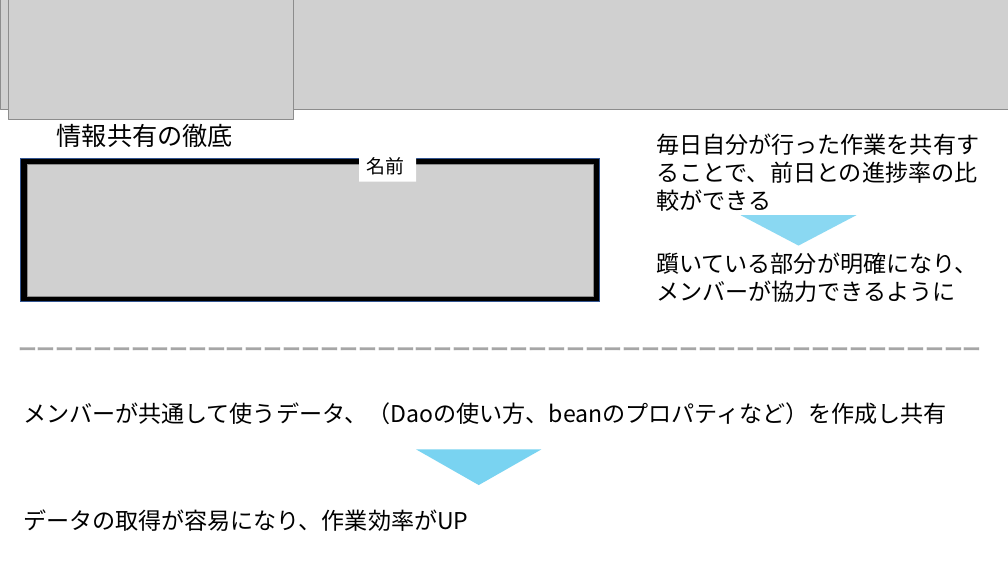
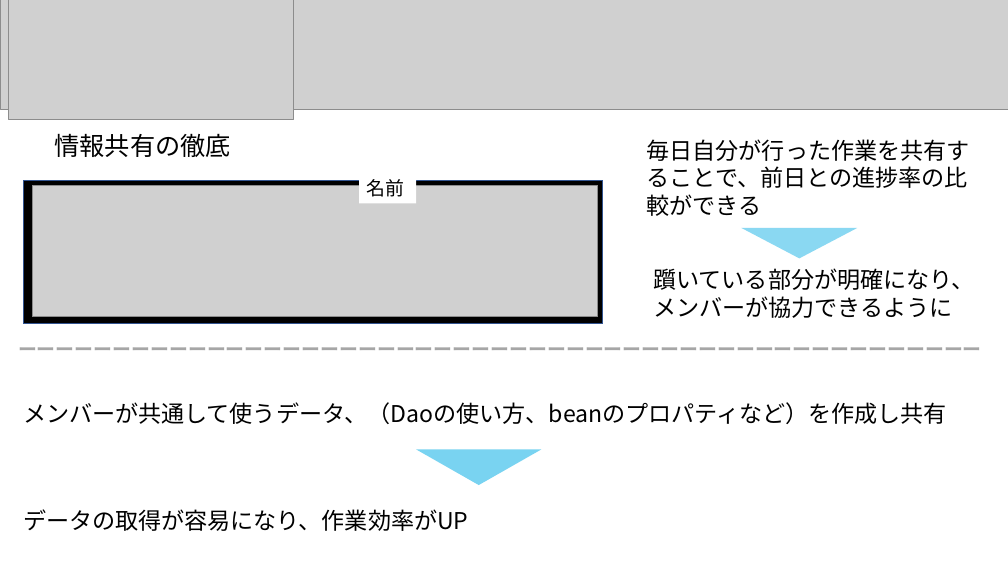
Before and after one commit to dojo2023/D-2, a slide deck: slide 14 of doc/開発演習発表資料/発表パワポ.pptm. Drawn at 1008x567 pixels with LibreOffice and Linux fonts; fonts in the diff are those of the drawing; grey boxes stand for pictures. Boxes give left, top, right and bottom in pixels: in the first picture for what was removed or moved away, otherwise in the second. Text is boxed around its words. In the diff, an @@ line names an element or a change of style, - is before the commit and + after.

```diff
--- a/doc/開発演習発表資料/発表パワポ.pptm
+++ b/doc/開発演習発表資料/発表パワポ.pptm
@@ text "情報共有の徹底" rewrapped from box(57, 119, 233, 147) to box(54, 133, 230, 157) @@
@@ text "毎日自分が行った作業を共有することで、前日との進捗率の比較ができる": place and size @@
-text "毎日自分が行った作業を共有することで、前日との進捗率の比較ができる" at box(656, 133, 979, 211)
+text "毎日自分が行った作業を共有することで、前日との進捗率の比較ができる" at box(647, 139, 970, 216)
@@ rectangle "名前": place and size @@
-rectangle "名前" at box(359, 151, 417, 181)
+rectangle "名前" at box(359, 173, 417, 203)
@@ rectangle: place and size @@
-rectangle at box(20, 159, 600, 302)
+rectangle at box(23, 180, 603, 323)
@@ picture: place and size @@
-picture at box(27, 165, 593, 296)
+picture at box(33, 185, 598, 317)
@@ triangle: place and size @@
-triangle at box(741, 216, 857, 246)
+triangle at box(742, 228, 858, 259)
@@ text "躓いている部分が明確になり、メンバーが協力できるように": place and size @@
-text "躓いている部分が明確になり、メンバーが協力できるように" at box(656, 252, 977, 302)
+text "躓いている部分が明確になり、メンバーが協力できるように" at box(653, 268, 974, 318)
```
